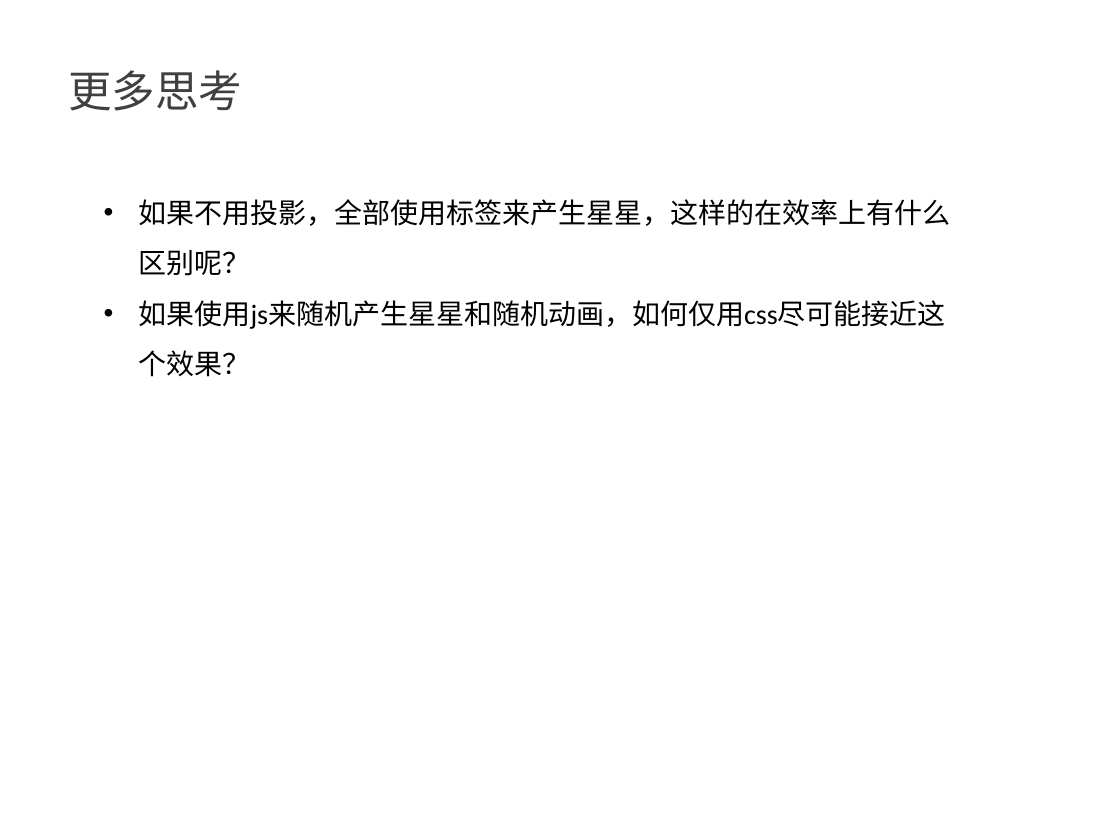
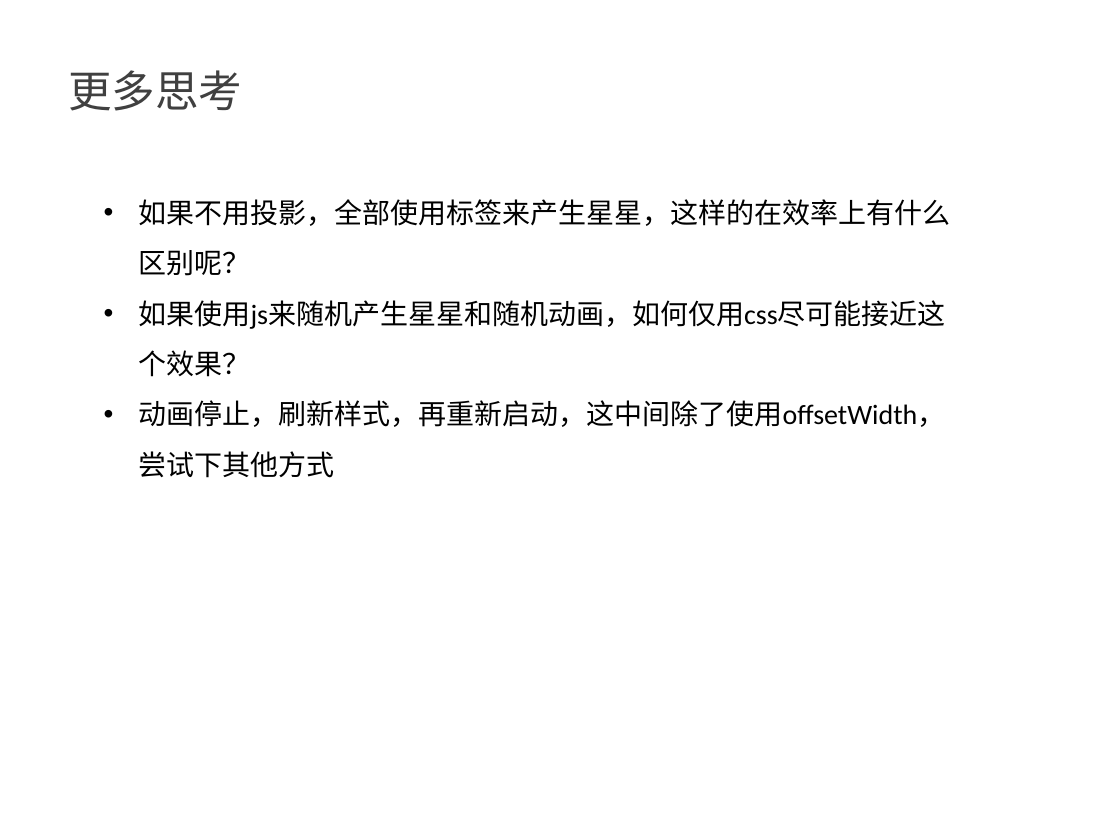
Before and after one commit to kong66/webAni, a slide deck: slide 23 of 4-stars/stars.pptx (slide 21 before the commit). Drawn at 1120x840 pixels with LibreOffice and Linux fonts; fonts in the diff are those of the drawing. Boxes give left, top, right and bottom in pixels: in the first picture for what was removed or moved away, otherwise in the second. Text is boxed around its words. In the diff, an @@ line names an element or a change of style, - is before the commit and + after.

```diff
--- a/4-stars/stars.pptx
+++ b/4-stars/stars.pptx
@@ text at box(139, 400, 946, 478): paragraph added @@
+• 动画停止，刷新样式，再重新启动，这中间除了使用offsetWidth，尝试下其他方式
```
Also in this commit, not shown: 8 other slides changed, 2 slides added, 5 other files.
